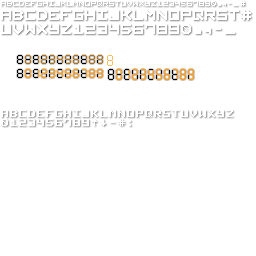
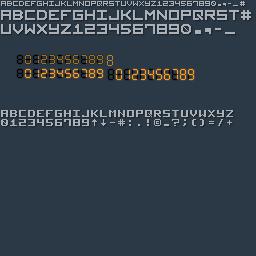
Revision of a layered 256 x 256 image; what changed, layer by layer:
painted on "Font 7" over (138, 119, 232, 126)
showed "Rectangle 1" over (0, 0, 256, 256)
